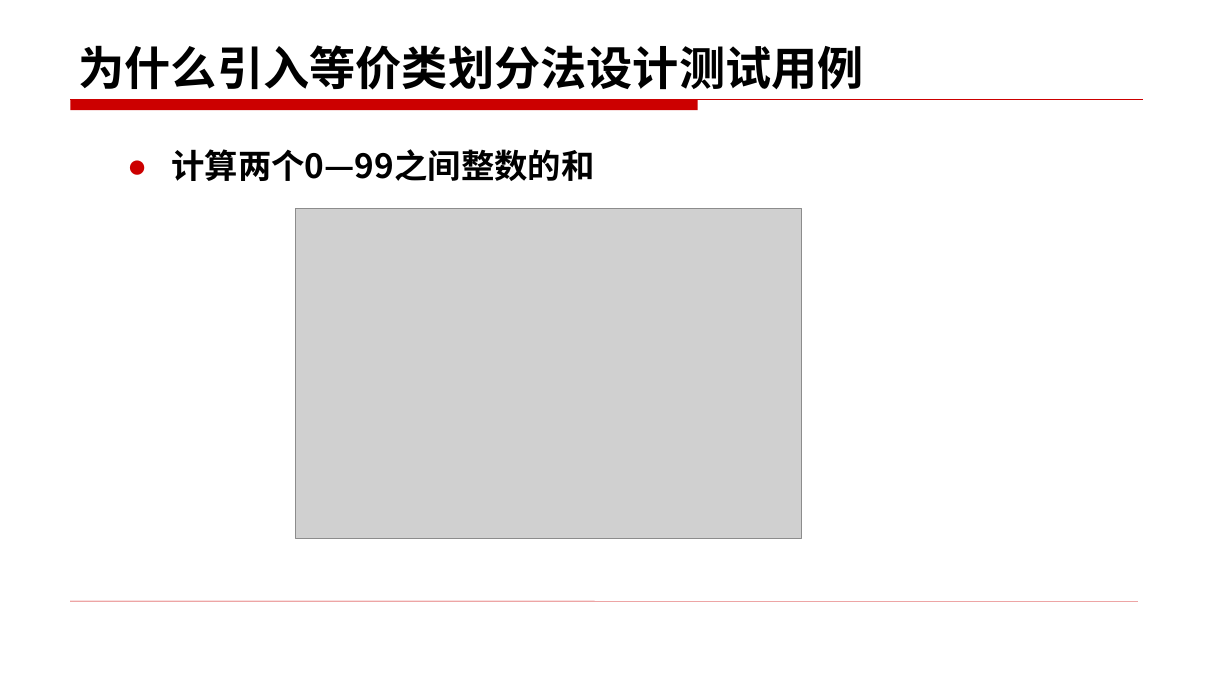
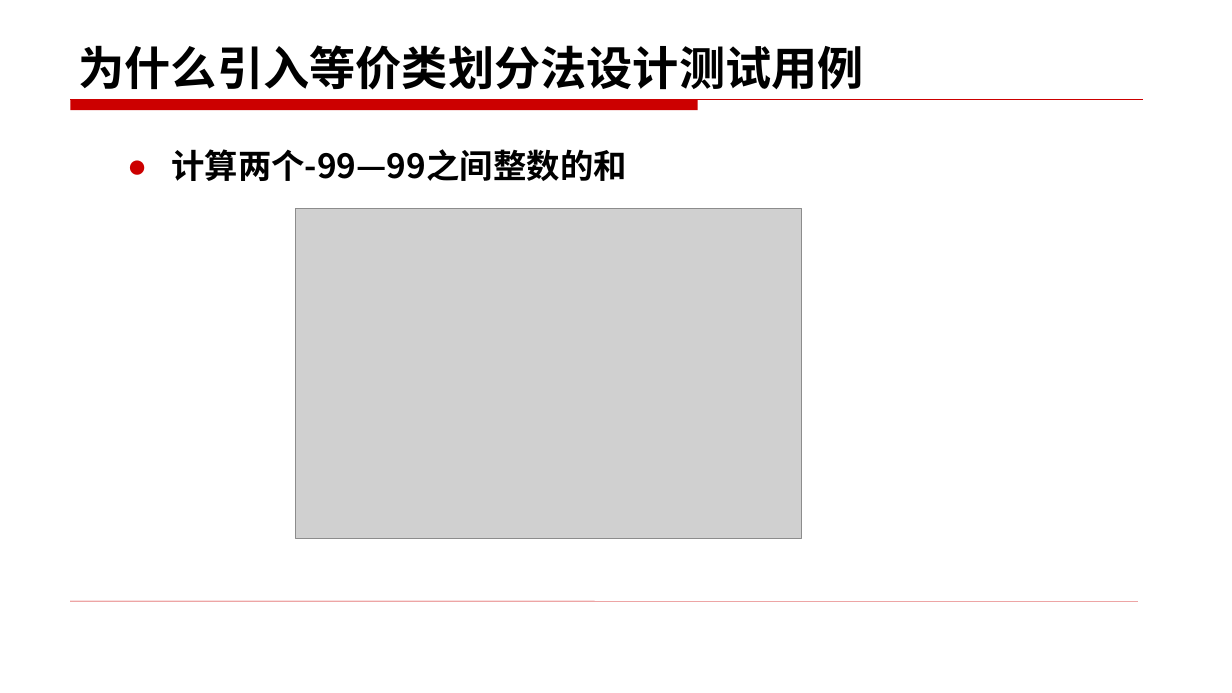
Before and after one commit to changlingling123/Base-of-Testing-2018, a slide deck: slide 5 of 第二部分 软件测试技术/3.1黑盒测试技术——等价类（书上3.3）.pptx (slide 3 before the commit). Drawn at 1232x693 pixels with LibreOffice and Linux fonts; fonts in the diff are those of the drawing; grey boxes stand for pictures. Boxes give left, top, right and bottom in pixels: in the first picture for what was removed or moved away, otherwise in the second. Text is boxed around its words. In the diff, an @@ line names an element or a change of style, - is before the commit and + after.

```diff
--- a/第二部分 软件测试技术/3.1黑盒测试技术——等价类（书上3.3）.pptx
+++ b/第二部分 软件测试技术/3.1黑盒测试技术——等价类（书上3.3）.pptx
@@ text at (x1=171, y1=149, x2=627, y2=181): text changed @@
-  ● 计算两个0—99之间整数的和
+  ● 计算两个-99—99之间整数的和
```
Also in this commit, not shown: 27 other slides changed, 9 slides added, 18 slides removed.
